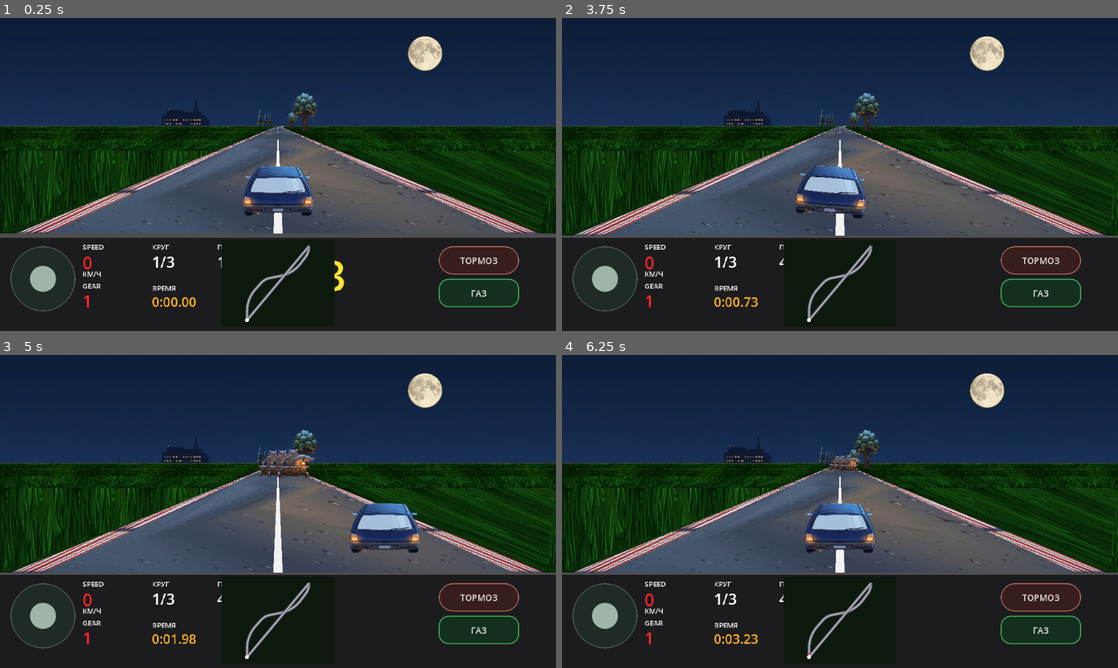
Above: before the commit, frames 1-4 (two rows, left to right).
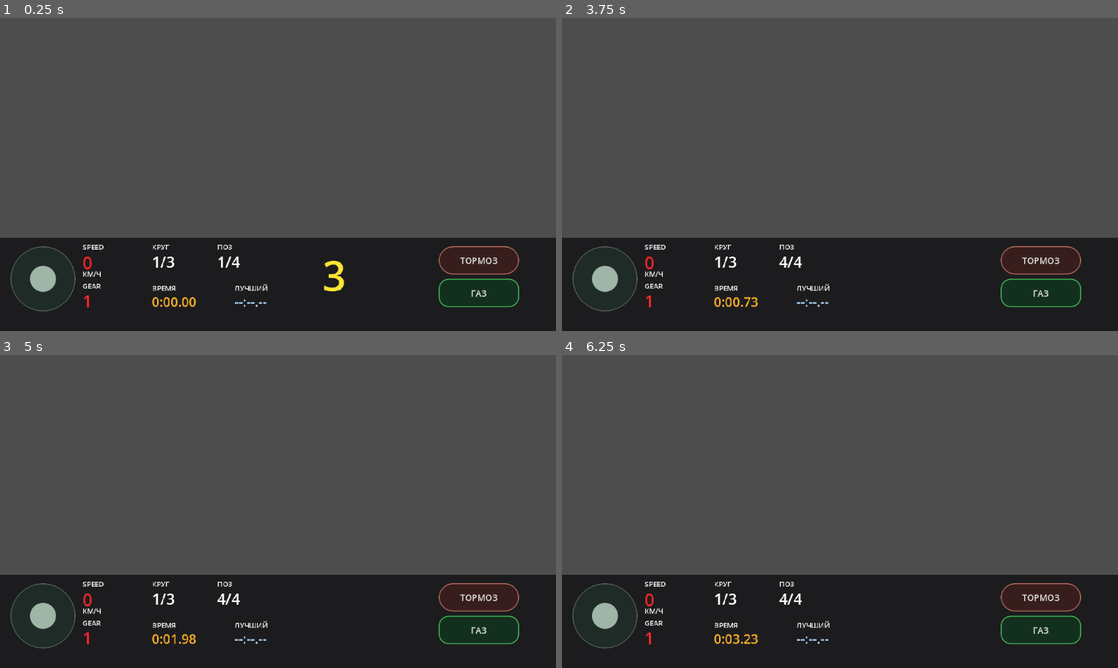
Above: after the commit, the same moments.

Repository: masterofmagic234/Arkon
Game: Godot game, scene res://scenes/level2_pseudo3d.tscn
Two runs of this game, one before a commit and one after it. Both use one fixed random seed, a clock stepped at 60 frames per second and the inputs below. This scene is started directly instead of the project's main scene.
Inputs (mouse positions are in pixels of both pictures, inside the frame that each line leads up to):
- Up to frame 1 (0.25 s): no input
- Up to frame 2 (3.75 s): click "ТОРМОЗ" at 0.5 s; click "ГАЗ" at 1.25 s; tap Enter at 2, 3.5 s; move the mouse to (962, 158) at 2.02 s; hold D (race_right) 2.03-2.75 s; click (962, 158) at 2.17 s; tap Space at 2.75 s; drag from (728, 190) to (812, 237) at 2.77 s; move the mouse to (895, 105) at 3.52 s; hold D (race_right) from 3.53 s (still down)
- Up to frame 3 (5 s): release D (race_right) at 4.25 s; drag from (250, 574) to (111, 464) at 4.27 s
- Up to frame 4 (6.25 s): move the mouse to (1006, 558) at 5.02 s; hold A (race_left) 5.03-5.75 s; drag from (673, 464) to (756, 433) at 5.77 s

The runs differ from the first frame. In frame 1, 61% of the frame differs, in the area x 0-100%, y 0-98%; in frame 2, 61%; in frame 3, 61%; in frame 4, 61%.
Error after the commit: Parse Error: Unexpected identifier "ts" in class body. (res://scripts/race_renderer_pseudo3d.gd:298)

Commit message:
Use world-space inverse projection for grass UVs

Diff:
--- a/scripts/race_renderer_pseudo3d.gd
+++ b/scripts/race_renderer_pseudo3d.gd
@@ -16,6 +16,7 @@
 const PLAYER_LATERAL_SCREEN_SCALE: float = 0.42
 const SEGMENT_WORLD_LEN: float = 50.0 / float(VISUAL_SUBDIVISIONS)
 const ASPHALT_UV_PER_SEGMENT: float = 0.32
+const GRASS_WORLD_UV_SCALE: float = 0.04
 const ROAD_STEP: int = 2
 
 const COL_SKY_TOP := Color(0.35, 0.55, 1.00)
@@ -219,15 +220,10 @@
             var next_center_x: float = _smooth_track_x(next_absolute_seg) - camera_track_x
             ssx[i + 1] = half_w + next_scale * next_center_x * half_w
             ssy[i + 1] = horizon_y + (h - horizon_y) * CAMERA_BEHIND / next_dz
-            shw[i + 1] = next_scale * ROAD_WORLD_WIDTH * 0.5 * w * ROAD_SCREEN_SCALE
-
-
-    # Grass follows the same perspective bands as the old speed simulation.
-    # Each side is a trapezoid per road step, so the texture never sits as a
-    # flat full-screen overlay on top of the race surface.
-    const GRASS_UV_PER_SEGMENT: float = 0.18
-    const GRASS_UV_ACROSS: float = 1.5
-
+            shw[i + 1] = next_scale * ROAD_WOR    # Grass is mapped in world coordinates, not per-render-segment UVs.
+    # Each thin trapezoid receives UVs from the inverse of the exact screen
+    # projection used for the road. ROAD_STEP subdivision keeps the affine
+    # interpolation inside each quad visually close to perspective-correct.
     var gi: int = FAR_SEGMENTS - 2
     while gi >= 0:
         var gj: int = min(gi + ROAD_STEP, FAR_SEGMENTS - 1)
@@ -236,32 +232,70 @@
             var gr0 := Vector2(w, ssy[gi])
             var gl1 := Vector2(0.0, ssy[gj])
             var gr1 := Vector2(w, ssy[gj])
+
             var road_l0 := Vector2(ssx[gi] - shw[gi], ssy[gi])
             var road_r0 := Vector2(ssx[gi] + shw[gi], ssy[gi])
             var road_l1 := Vector2(ssx[gj] - shw[gj], ssy[gj])
             var road_r1 := Vector2(ssx[gj] + shw[gj], ssy[gj])
 
-            var grass_band: int = int(floor(float(cam_seg) + float(gi) / float(VISUAL_SUBDIVISIONS)))
+            var absolute_seg_i: float = float(cam_seg) + float(gi) / float(VISUAL_SUBDIVISIONS)
+            var absolute_seg_j: float = float(cam_seg) + float(gj) / float(VISUAL_SUBDIVISIONS)
+            var grass_band: int = int(floor(absolute_seg_i))
             var grass_tint: Color = COL_GRASS_LIGHT if posmod(grass_band, 2) == 0 else COL_GRASS_DARK
-            var v0: float = float(grass_band) * GRASS_UV_PER_SEGMENT
-            var v1: float = v0 + GRASS_UV_PER_SEGMENT * float(gj - gi) / float(VISUAL_SUBDIVISIONS)
 
             var left_points := PackedVector2Array([gl0, road_l0, road_l1, gl1])
             var right_points := PackedVector2Array([road_r0, gr0, gr1, road_r1])
-            var grass_uvs := PackedVector2Array([
-                Vector2(0.0, v0),
-                Vector2(GRASS_UV_ACROSS, v0),
-                Vector2(GRASS_UV_ACROSS, v1),
-                Vector2(0.0, v1)
-            ])
 
             if grass_texture != null:
+                # Physical depth of the two ends of this ground strip.
+                var dz_i: float = maxf(1.0, (float(gi) / float(VISUAL_SUBDIVISIONS) - cam_progress) * RaceLevelData.SEGMENT_HEIGHT + CAMERA_BEHIND)
+                var dz_j: float = maxf(1.0, (float(gj) / float(VISUAL_SUBDIVISIONS) - cam_progress) * RaceLevelData.SEGMENT_HEIGHT + CAMERA_BEHIND)
+
+                var center_x_i: float = _smooth_track_x(absolute_seg_i) - camera_track_x
+                var center_x_j: float = _smooth_track_x(absolute_seg_j) - camera_track_x
+                var half_road: float = ROAD_WORLD_WIDTH * 0.5
+
+                # Invert the exact road X projection. shw already contains
+                # the current viewport width, perspective scale and the
+                # ROAD_SCREEN_SCALE used by the renderer.
+                var world_dx_per_px_i: float = half_road * ROAD_SCREEN_SCALE / maxf(shw[gi], 0.001)
+                var world_dx_per_px_j: float = half_road * ROAD_SCREEN_SCALE / maxf(shw[gj], 0.001)
+
+                var world_x_left_i: float = center_x_i + (0.0 - ssx[gi]) * world_dx_per_px_i
+                var world_x_right_i: float = center_x_i + (w - ssx[gi]) * world_dx_per_px_i
+                var world_x_left_j: float = center_x_j + (0.0 - ssx[gj]) * world_dx_per_px_j
+                var world_x_right_j: float = center_x_j + (w - ssx[gj]) * world_dx_per_px_j
+
+                var world_x_road_l_i: float = center_x_i - half_road
+                var world_x_road_l_j: float = center_x_j - half_road
+                var world_x_road_r_i: float = center_x_i + half_road
+                var world_x_road_r_j: float = center_x_j + half_road
+
+                var uv_y_i: float = -dz_i * GRASS_WORLD_UV_SCALE
+                var uv_y_j: float = -dz_j * GRASS_WORLD_UV_SCALE
+
+                var left_uvs := PackedVector2Array([
+                    Vector2(world_x_left_i * GRASS_WORLD_UV_SCALE, uv_y_i),
+                    Vector2(world_x_road_l_i * GRASS_WORLD_UV_SCALE, uv_y_i),
+                    Vector2(world_x_road_l_j * GRASS_WORLD_UV_SCALE, uv_y_j),
+                    Vector2(world_x_left_j * GRASS_WORLD_UV_SCALE, uv_y_j)
+                ])
+                var right_uvs := PackedVector2Array([
+                    Vector2(world_x_road_r_i * GRASS_WORLD_UV_SCALE, uv_y_i),
+                    Vector2(world_x_right_i * GRASS_WORLD_UV_SCALE, uv_y_i),
+                    Vector2(world_x_right_j * GRASS_WORLD_UV_SCALE, uv_y_j),
+                    Vector2(world_x_road_r_j * GRASS_WORLD_UV_SCALE, uv_y_j)
+                ])
+
                 var grass_cols := PackedColorArray([grass_tint, grass_tint, grass_tint, grass_tint])
-                draw_polygon(left_points, grass_cols, grass_uvs, grass_texture)
-                draw_polygon(right_points, grass_cols, grass_uvs, grass_texture)
+                draw_polygon(left_points, grass_cols, left_uvs, grass_texture)
+                draw_polygon(right_points, grass_cols, right_uvs, grass_texture)
             else:
                 draw_colored_polygon(left_points, grass_tint)
                 draw_colored_polygon(right_points, grass_tint)
+        gi -= ROAD_STEP
+
+ts, grass_tint)
         gi -= ROAD_STEP
 
     # Draw paired visual subdivisions. This keeps the road curved while
